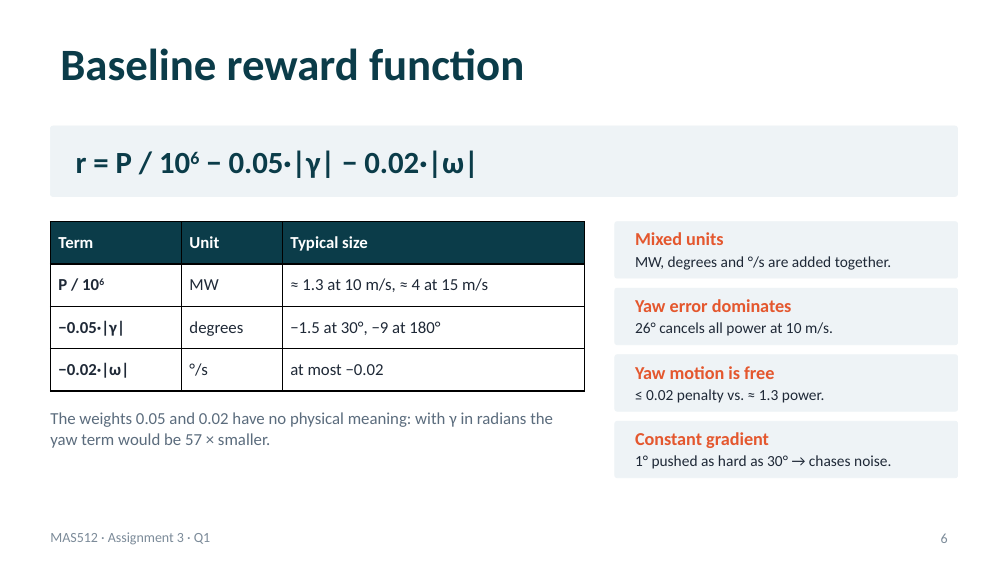
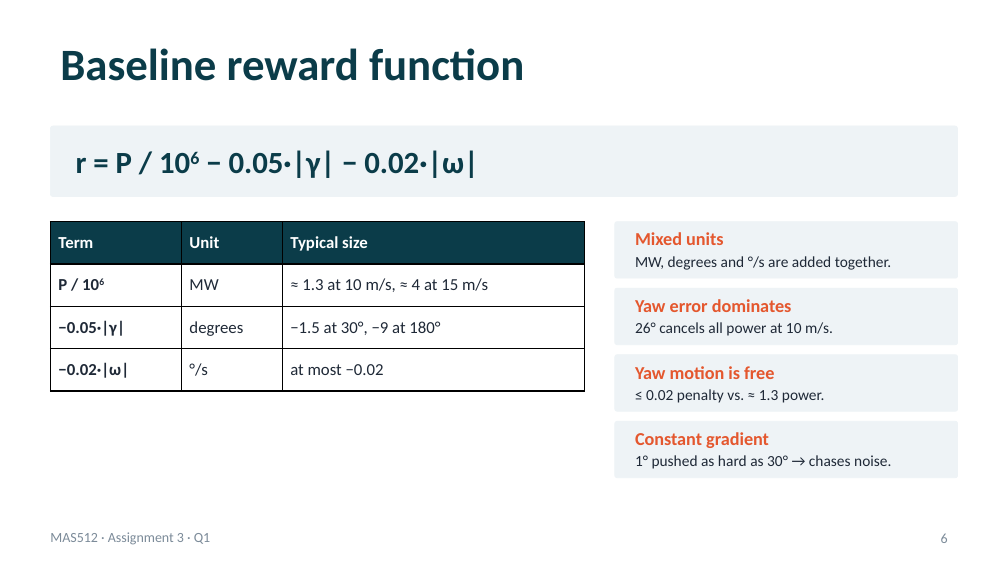
Before and after one commit to AreGundersen/MAS512, a slide deck: slide 6 of Assignment 3/MAS512_assignment3_gr5.pptx. Drawn at 1008x567 pixels with LibreOffice and Linux fonts; fonts in the diff are those of the drawing. Boxes give left, top, right and bottom in pixels: in the first picture for what was removed or moved away, otherwise in the second. Text is boxed around its words. In the diff, an @@ line names an element or a change of style, - is before the commit and + after.

Commit message:
updated pptx

```diff
--- a/Assignment 3/MAS512_assignment3_gr5.pptx
+++ b/Assignment 3/MAS512_assignment3_gr5.pptx
@@ text removed at (50,412,553,448) @@
-The weights 0.05 and 0.02 have no physical meaning: with γ in radians the yaw term would be 57 × smaller.
```
